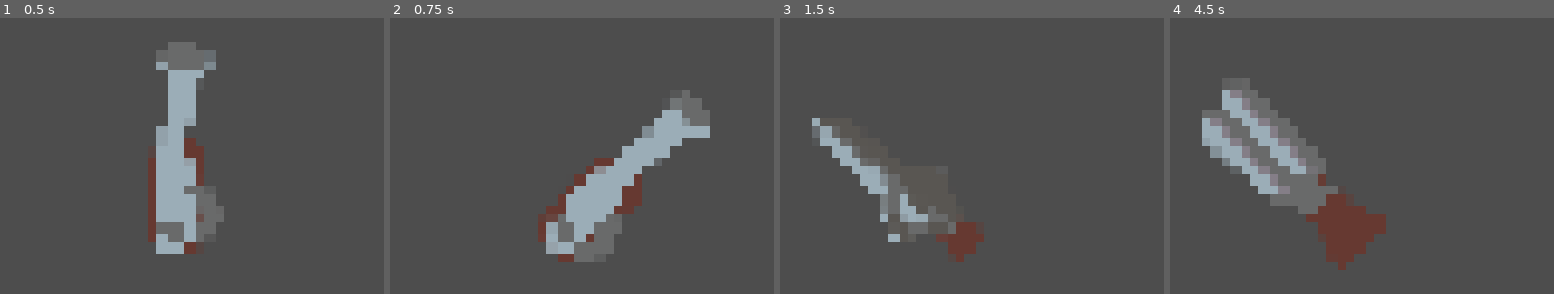
Above: before the commit, frames 1-4 (left to right).
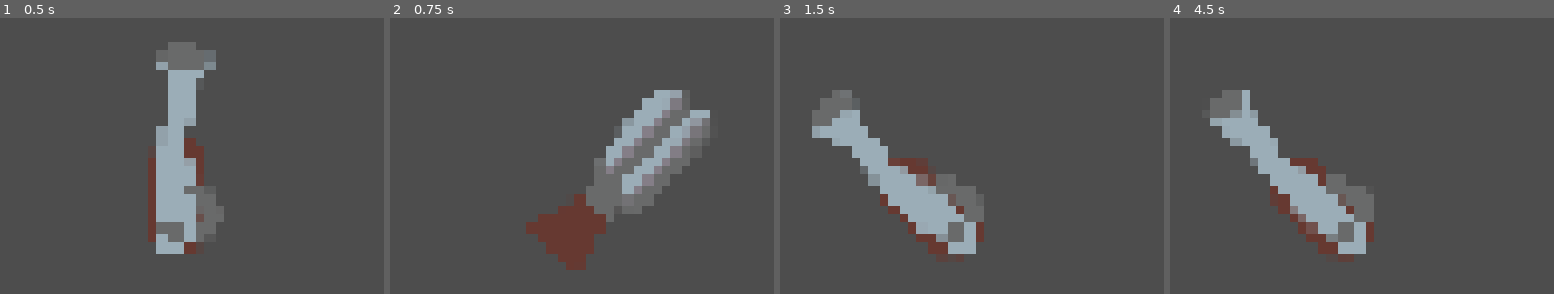
Above: after the commit, the same moments.

Repository: MisterNimbus/GrandmaReloads
Game: Godot game, scene res://scenes/main.tscn
Same seed, same stepped clock (60 frames per second), same inputs: the game is played once before the commit and once after it.
Inputs (mouse positions are in pixels of both pictures, inside the frame that each line leads up to):
- Up to frame 1 (0.5 s): no input
- Up to frame 2 (0.75 s): tap Enter at 0.5 s; move the mouse to (outside the picture) at 0.52 s; tap Q (prev_weapon, bound only after the commit) at 0.6 s
- Up to frame 3 (1.5 s): tap Space (shoot) at 1.25 s; move the mouse to (outside the picture) at 1.27 s; tap E (next_weapon) at 1.35 s
- Up to frame 4 (4.5 s): tap Q (prev_weapon, bound only after the commit) at 1.55, 2.3, 2.85, 3.6 s; tap Enter at 2, 3.5 s; move the mouse to (outside the picture) at 2.02 s; tap Space (shoot) at 2.1, 2.75, 4.25 s; move the mouse to (outside the picture) at 2.77 s; move the mouse to (outside the picture) at 3.52 s; move the mouse to (outside the picture) at 4.27 s; tap E (next_weapon) at 4.35 s

Frame 1 is identical in both runs. In frame 2, 11% of the frame differs, in the area x 35-84%, y 26-92%; in frame 3, 9.1%; in frame 4, 12%, in the area x 8-57%, y 26-92%.

Commit message:
weaponManager prev weapon fix.

Diff:
--- a/project.godot
+++ b/project.godot
@@ -39,7 +39,7 @@
 "events": [Object(InputEventKey,"resource_local_to_scene":false,"resource_name":"","device":-1,"window_id":0,"alt_press …(192 unchanged characters)…
 ]
 }
-last_weapon={
+prev_weapon={
 "deadzone": 0.2,
 "events": [Object(InputEventKey,"resource_local_to_scene":false,"resource_name":"","device":-1,"window_id":0,"alt_press …(192 unchanged characters)…
 ]
--- a/scenes/main.tscn
+++ b/scenes/main.tscn
@@ -42,6 +42,7 @@
 empty_click_sound = ExtResource("6_ya4ey")
 
 [node name="Shotgun" parent="WeaponManager" unique_id=1456038327 instance=ExtResource("5_o6xl0")]
+gun_id = "shotgun"
 max_ammo = 5
 damage = 35
 view_model_texture = ExtResource("8_choun")
